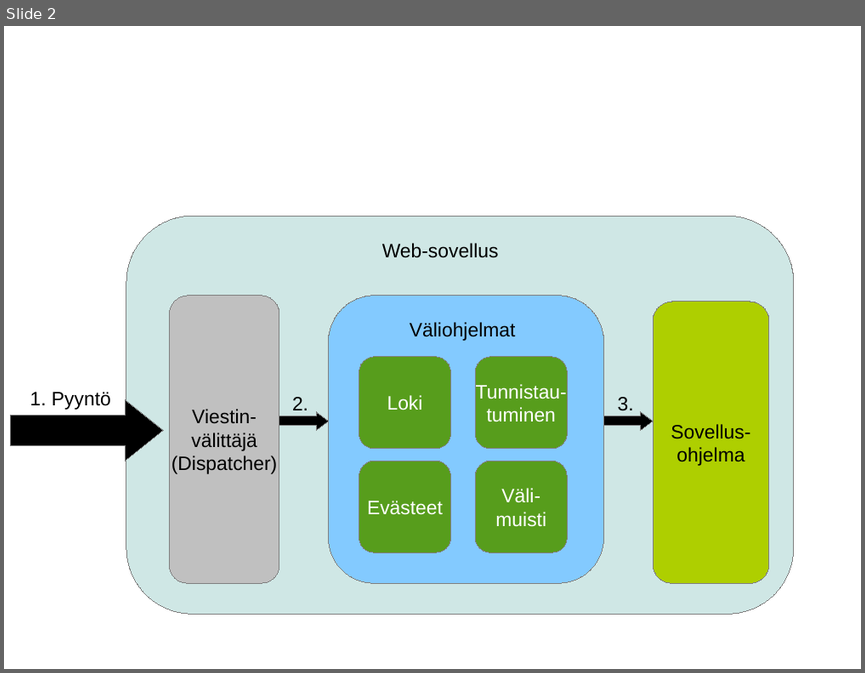
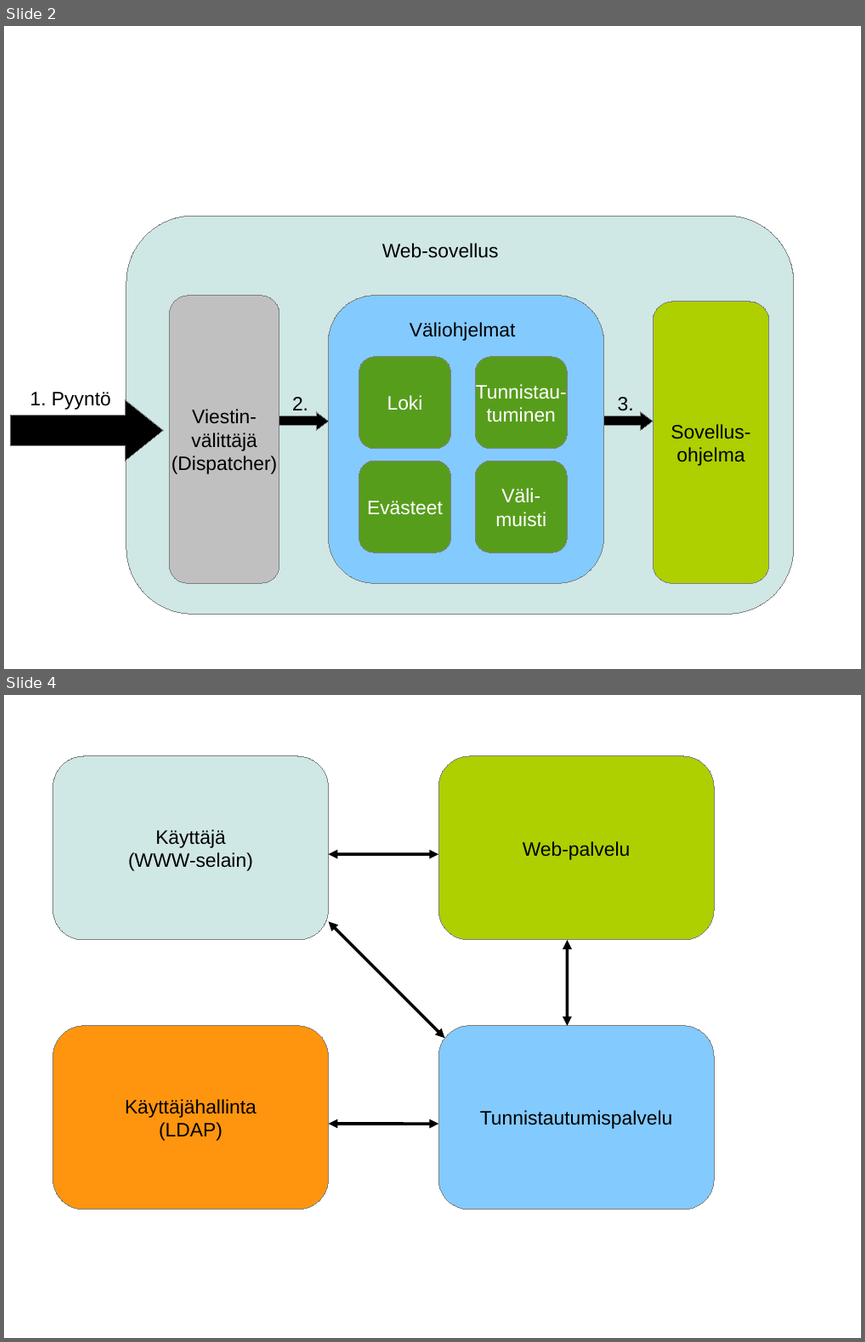
Before and after one commit to omjokine/gradu, a slide deck: kuvat/web_kuvat.odp. Shown one above the other, each under a label of ours: slide 2 before the commit, slides 2 and 4 after it; the slides between them are not shown. The pictures are 865x673 and 865x1342 pixels, drawn with LibreOffice and Linux fonts; fonts in the diff are those of the drawing. Boxes give left, top, right and bottom in pixels: in the first picture for what was removed or moved away, otherwise in the second. Text is boxed around its words. In the diff, an @@ line names an element or a change of style, - is before the commit and + after.

```diff
--- a/kuvat/web_kuvat.odp
+++ b/kuvat/web_kuvat.odp
@@ slide 4 added at [4, 695, 861, 1338], background #FFFFFF @@
@@ rounded rectangle added at [53, 756, 328, 940], fill #CFE7E5, outline #808080 0 pt, 18 pt, text #000000 @@
+Käyttäjä
+(WWW-selain)
@@ rounded rectangle added at [438, 756, 714, 940], fill #AECF00, outline #808080 0 pt, 18 pt, text #000000 @@
+Web-palvelu
@@ double arrow added from (328, 855) to (438, 855), #000000 2.83 pt @@
@@ double arrow added from (445, 1038) to (328, 921), #000000 2.83 pt @@
@@ double arrow added from (567, 1026) to (567, 940), #000000 2.83 pt @@
@@ rounded rectangle added at [53, 1026, 328, 1209], fill #FF950E, outline #808080 0 pt, 18 pt, text #000000 @@
+Käyttäjähallinta
+(LDAP)
@@ rounded rectangle added at [438, 1026, 714, 1209], fill #83CAFF, outline #808080 0 pt, 18 pt, text #000000 @@
+Tunnistautumispalvelu
@@ double arrow added from (328, 1123) to (438, 1123), #000000 2.83 pt @@
```
Also in this commit, not shown: 1 slide changed, 12 other files.
